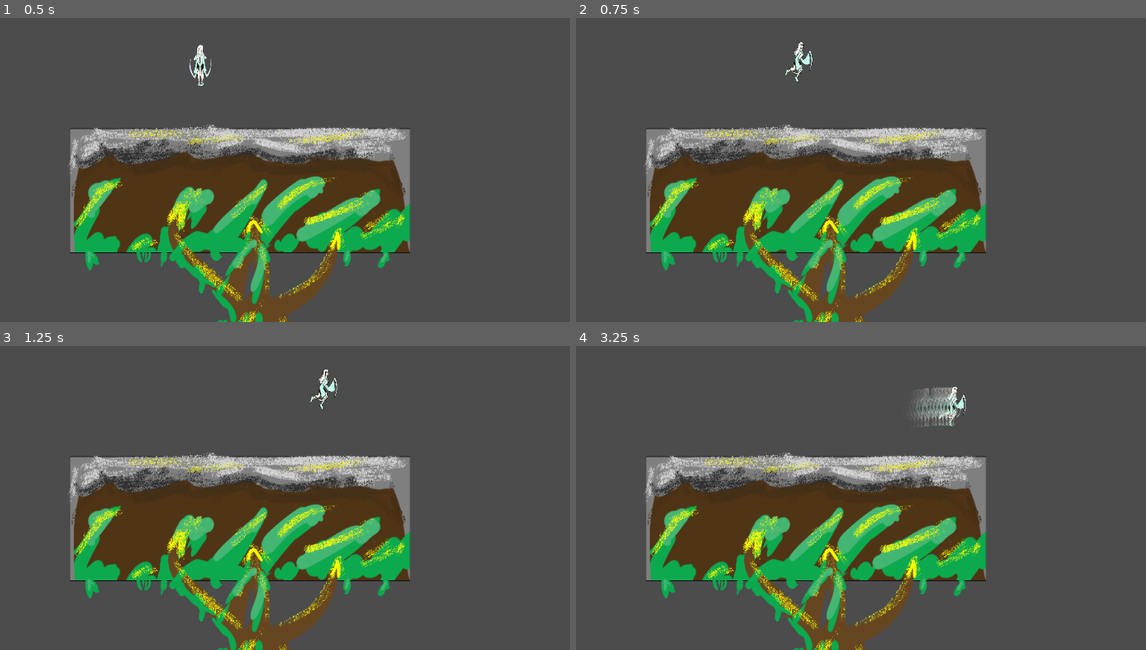
Above: before the commit, frames 1-4 (two rows, left to right).
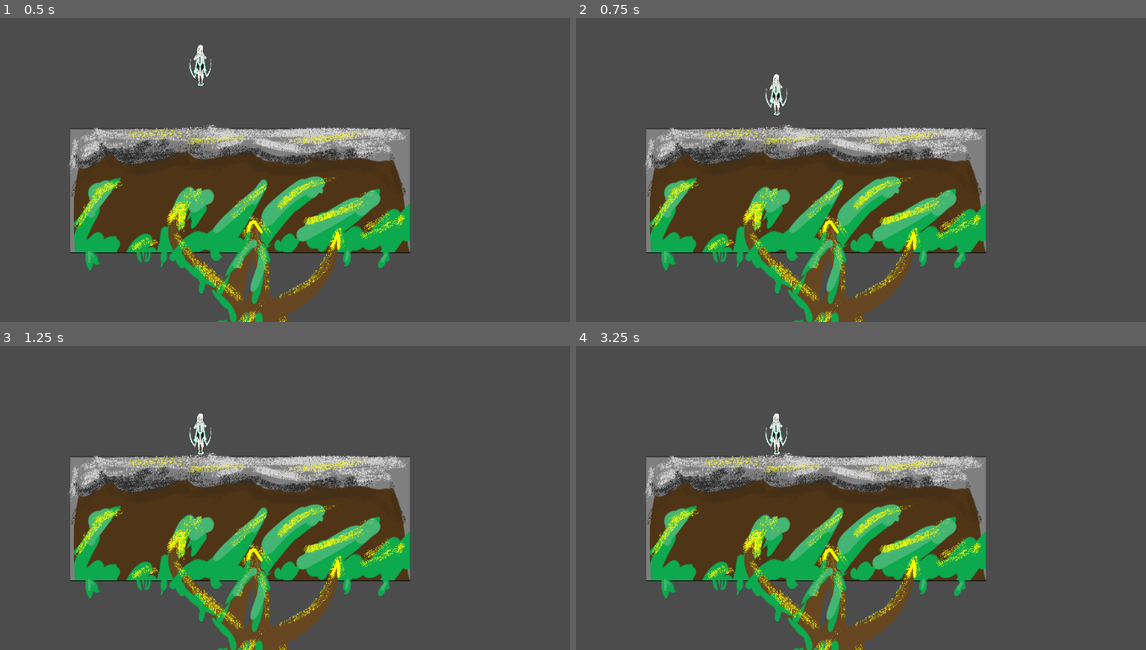
Above: after the commit, the same moments.

Repository: Samferos/Division-Star
Game: Godot game, scene res://testplayerandscene.tscn
The game is run twice, just before and just after one commit, with the same random seed, the same clock (stepped at 60 frames per second) and the same inputs.
Inputs:
- Up to frame 1 (0.5 s): no input
- Up to frame 2 (0.75 s): hold D (Right, bound only before the commit) from 0.53 s (still down); tap Space (Jump, bound only before the commit) at 0.6 s
- Up to frame 3 (1.25 s): keep holding D (Right, bound only before the commit); tap Space (Jump, bound only before the commit) at 0.77, 1.07 s
- Up to frame 4 (3.25 s): tap Space (Jump, bound only before the commit) at 1.35, 1.52, 1.82, 2.1, 2.85, 3.02 s; release D (Right, bound only before the commit) at 2.03 s; hold Q (Left, bound only before the commit) 2.03-2.78 s; hold D (Right, bound only before the commit) from 2.78 s (still down)

Frame 1 is identical in both runs. In frame 2, 0.4% of the frame differs, in the area x 33-42%, y 7-33%; in frame 3, 0.4%; in frame 4, 1.0%, in the area x 33-69%, y 13-36%.

Commit message:
CommandforPlayer2

Diff:
--- a/project.godot
+++ b/project.godot
@@ -16,29 +16,54 @@
 
 [input]
 
-Left={
+left_player1={
 "deadzone": 0.5,
 "events": [ Object(InputEventKey,"resource_local_to_scene":false,"resource_name":"","device":0,"alt":false,"shift":false,"control":false,"meta":false,"command":false,"pressed":false,"scancode":81,"physical_scancode":0,"unicode":0,"echo":false,"script":null)
  ]
 }
-Right={
+right_player1={
 "deadzone": 0.5,
 "events": [ Object(InputEventKey,"resource_local_to_scene":false,"resource_name":"","device":0,"alt":false,"shift":false,"control":false,"meta":false,"command":false,"pressed":false,"scancode":68,"physical_scancode":0,"unicode":0,"echo":false,"script":null)
  ]
 }
-Up={
+up_player1={
 "deadzone": 0.5,
 "events": [ Object(InputEventKey,"resource_local_to_scene":false,"resource_name":"","device":0,"alt":false,"shift":false,"control":false,"meta":false,"command":false,"pressed":false,"scancode":90,"physical_scancode":0,"unicode":0,"echo":false,"script":null)
  ]
 }
-Down={
+down_player1={
 "deadzone": 0.5,
 "events": [ Object(InputEventKey,"resource_local_to_scene":false,"resource_name":"","device":0,"alt":false,"shift":false,"control":false,"meta":false,"command":false,"pressed":false,"scancode":83,"physical_scancode":0,"unicode":0,"echo":false,"script":null)
  ]
 }
-Jump={
+jump_player1={
 "deadzone": 0.5,
 "events": [ Object(InputEventKey,"resource_local_to_scene":false,"resource_name":"","device":0,"alt":false,"shift":false,"control":false,"meta":false,"command":false,"pressed":false,"scancode":32,"physical_scancode":0,"unicode":0,"echo":false,"script":null)
+ ]
+}
+left_player2={
+"deadzone": 0.5,
+"events": [ Object(InputEventKey,"resource_local_to_scene":false,"resource_name":"","device":0,"alt":false,"shift":false,"control":false,"meta":false,"command":false,"pressed":false,"scancode":0,"physical_scancode":16777231,"unicode":0,"echo":false,"script":null)
+ ]
+}
+right_player2={
+"deadzone": 0.5,
+"events": [ Object(InputEventKey,"resource_local_to_scene":false,"resource_name":"","device":0,"alt":false,"shift":false,"control":false,"meta":false,"command":false,"pressed":false,"scancode":0,"physical_scancode":16777233,"unicode":0,"echo":false,"script":null)
+ ]
+}
+up_player2={
+"deadzone": 0.5,
+"events": [ Object(InputEventKey,"resource_local_to_scene":false,"resource_name":"","device":0,"alt":false,"shift":false,"control":false,"meta":false,"command":false,"pressed":false,"scancode":0,"physical_scancode":16777232,"unicode":0,"echo":false,"script":null)
+ ]
+}
+down_player2={
+"deadzone": 0.5,
+"events": [ Object(InputEventKey,"resource_local_to_scene":false,"resource_name":"","device":0,"alt":false,"shift":false,"control":false,"meta":false,"command":false,"pressed":false,"scancode":0,"physical_scancode":16777234,"unicode":0,"echo":false,"script":null)
+ ]
+}
+jump_player2={
+"deadzone": 0.5,
+"events": [ Object(InputEventKey,"resource_local_to_scene":false,"resource_name":"","device":0,"alt":false,"shift":false,"control":false,"meta":false,"command":false,"pressed":false,"scancode":0,"physical_scancode":16777350,"unicode":0,"echo":false,"script":null)
  ]
 }
 
--- a/testplayerandscene.tscn
+++ b/testplayerandscene.tscn
@@ -23,6 +23,7 @@
 [node name="DeathZone" type="Area2D" parent="."]
 
 [node name="CollisionShape2D" type="CollisionShape2D" parent="DeathZone"]
+visible = false
 position = Vector2( 6.5, 1.5 )
 shape = SubResource( 1 )
 
